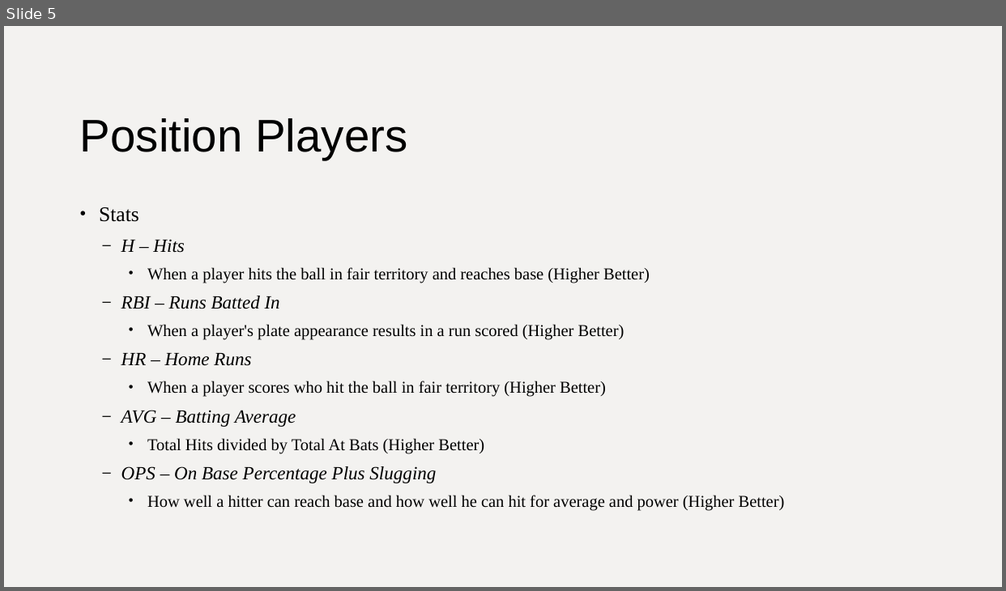
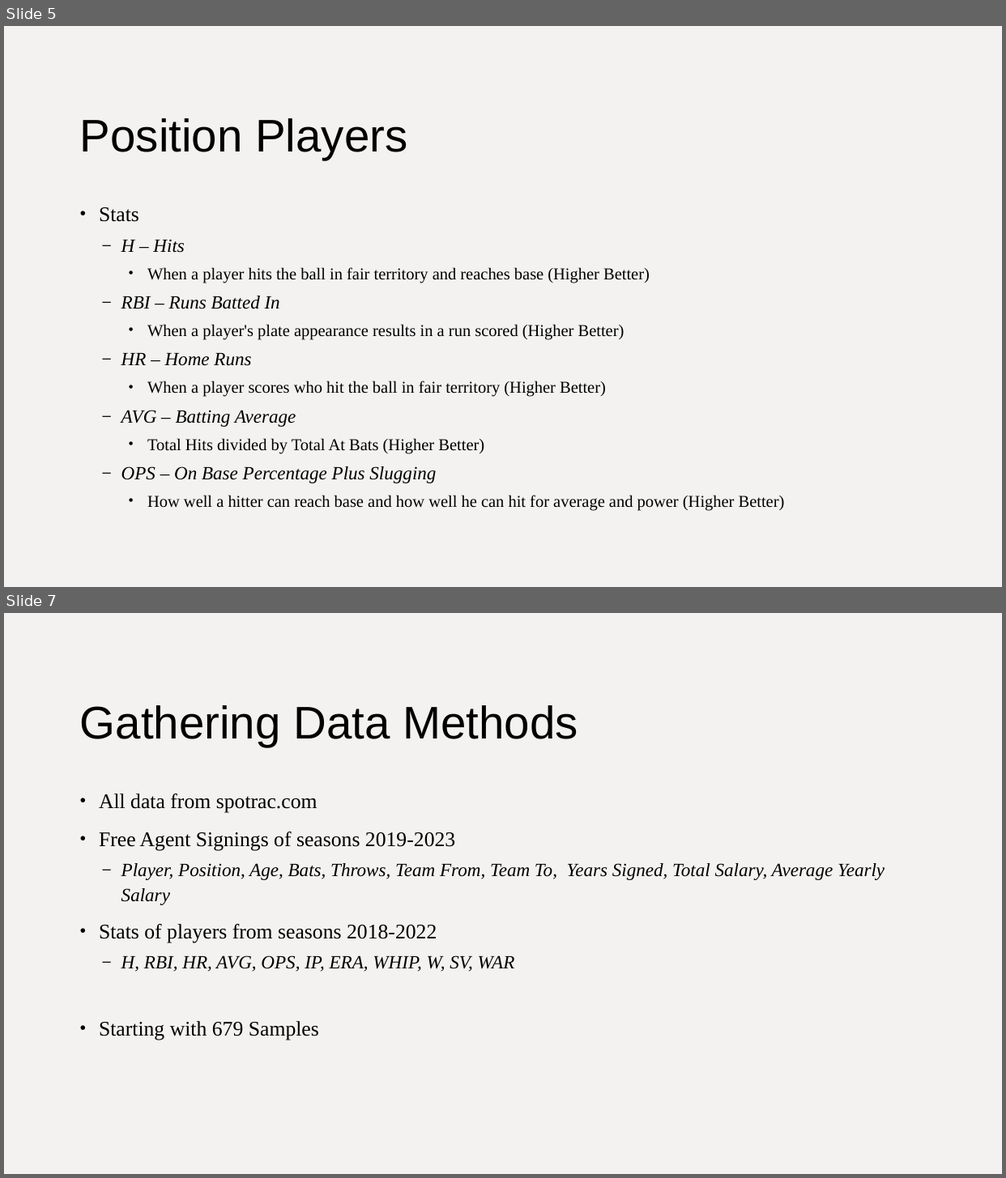
Before and after one commit to siznak86/DiamondDeals, a slide deck: DiamondDeals.pptx. Shown one above the other, each under a label of ours: slide 5 before the commit, slides 5 and 7 after it; the slides between them are not shown. The pictures are 1006x591 and 1006x1178 pixels, drawn with LibreOffice and Linux fonts; fonts in the diff are those of the drawing. Boxes give left, top, right and bottom in pixels: in the first picture for what was removed or moved away, otherwise in the second. Text is boxed around its words. In the diff, an @@ line names an element or a change of style, - is before the commit and + after.

```diff
--- a/DiamondDeals.pptx
+++ b/DiamondDeals.pptx
@@ slide 7 added at (4, 613, 1002, 1174), background #F3F2F0 @@
@@ title added at (80, 705, 577, 747), 44 pt, text #000000 @@
+Gathering Data Methods
@@ text added at (99, 794, 884, 1041), 18 pt, text #000000, italic @@
+• All data from spotrac.com
+• Free Agent Signings of seasons 2019-2023
+  – Player, Position, Age, Bats, Throws, Team From, Team To, Years Signed, Total Salary, Average Yearly Salary
+• Stats of players from seasons 2018-2022
+  – H, RBI, HR, AVG, OPS, IP, ERA, WHIP, W, SV, WAR
+• Starting with 679 Samples
```
Also in this commit, not shown: 1 slide changed, 7 other slides added, 1 slide removed, 2 other files.
